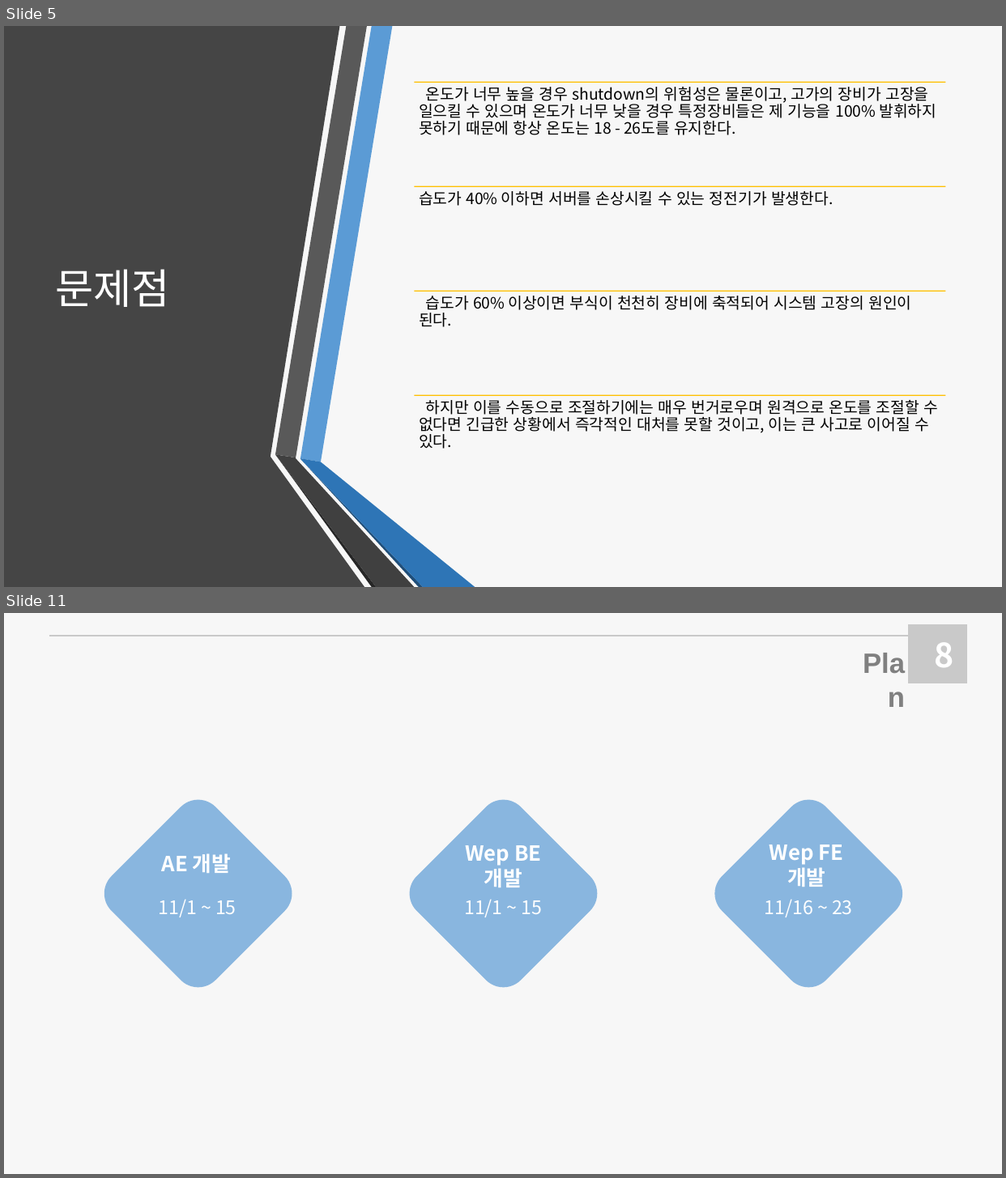
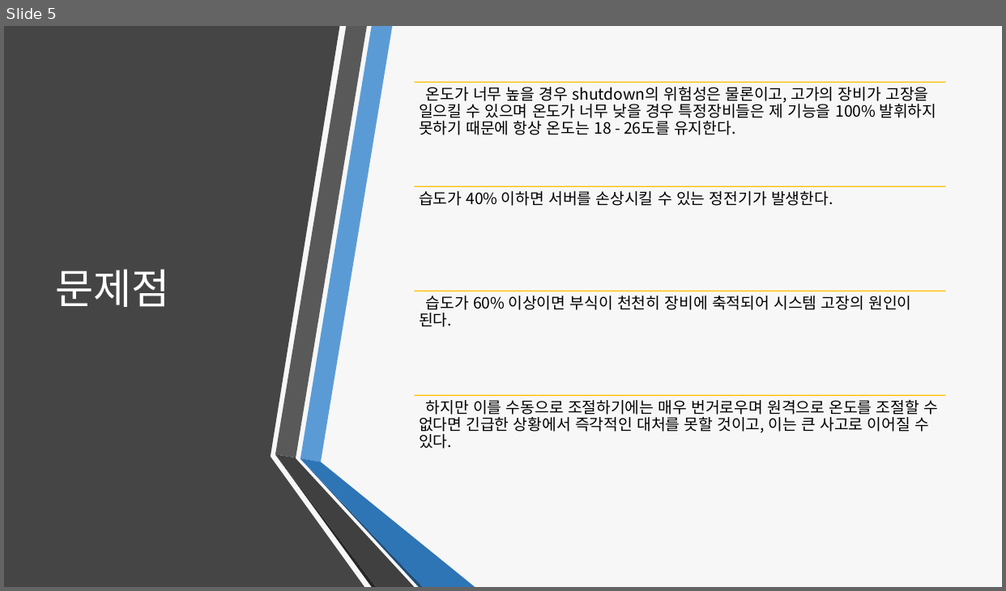
Before and after one commit to Sejong-OSA/Server-temperature-management-system, a slide deck: docs/서버실 온습도 조절 프로젝트.pptx. Shown one above the other, each under a label of ours: slides 5 and 11 before the commit, slide 5 after it; the slides between them are not shown. The pictures are 1006x1178 and 1006x591 pixels, drawn with LibreOffice and Linux fonts; fonts in the diff are those of the drawing. Boxes give left, top, right and bottom in pixels: in the first picture for what was removed or moved away, otherwise in the second. Text is boxed around its words. In the diff, an @@ line names an element or a change of style, - is before the commit and + after.

```diff
--- a/docs/서버실 온습도 조절 프로젝트.pptx
+++ b/docs/서버실 온습도 조절 프로젝트.pptx
@@ slide 11 removed at [4,613,1002,1174], background #F7F7F7 @@
@@ line removed from (49, 636) to (908, 636) @@
@@ rectangle removed at [908,624,967,683] @@
@@ text removed at [839,641,912,683] @@
-Plan
@@ text removed at [934,642,953,667] @@
-8
@@ group removed at [94,790,914,999]: 6 texts, 3 rounded rectangles @@
-11/1 ~ 15
-11/1 ~ 15
-11/16 ~ 23
-AE 개발
-Wep BE 개발
-Wep FE
-개발
```
Also in this commit, not shown: 3 slides changed, 23 slides added, 3 other slides removed, 5 other files.
